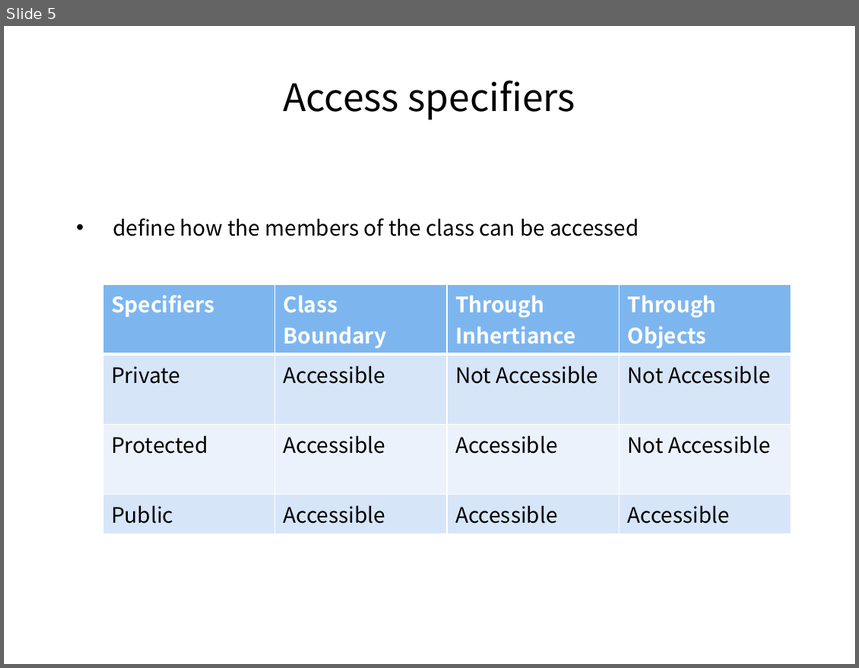
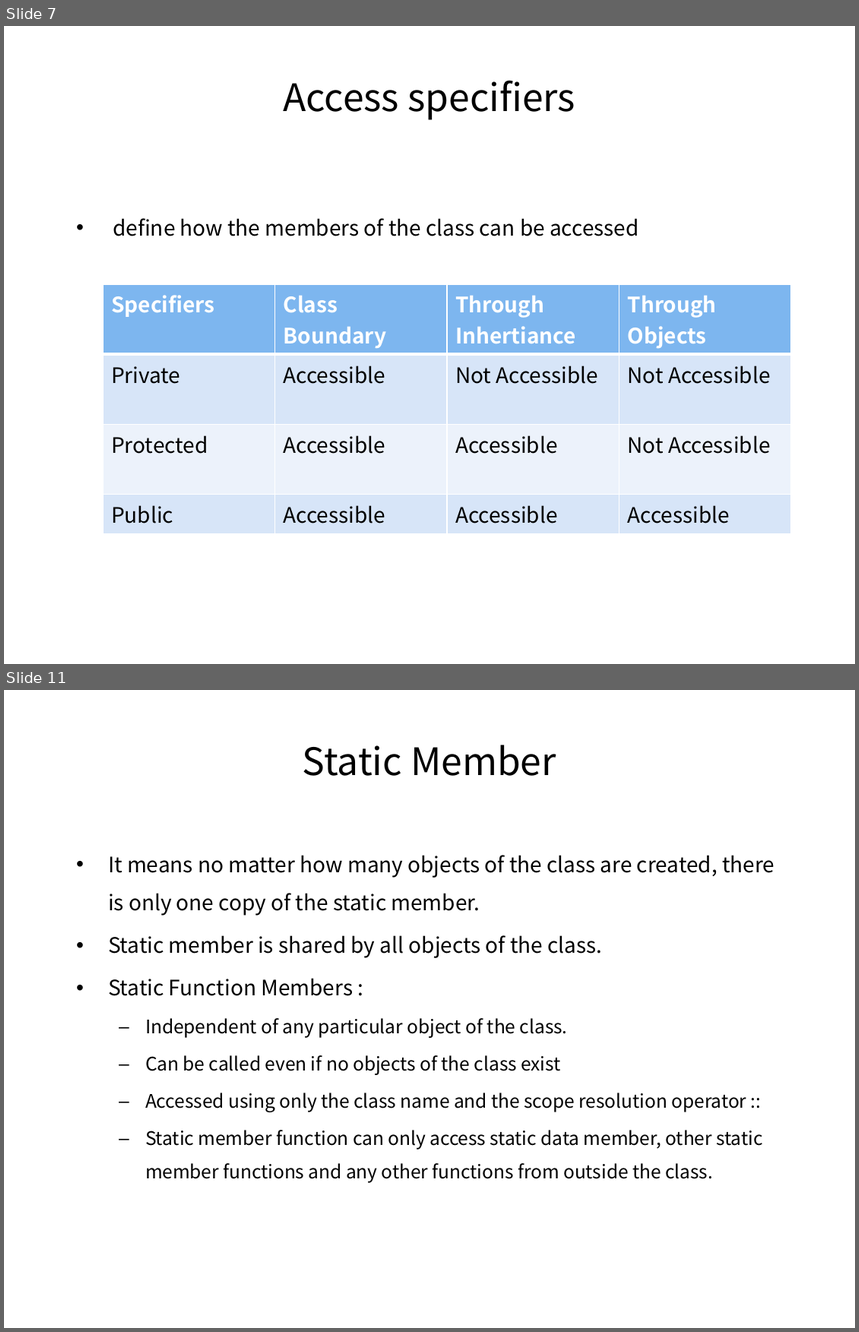
Before and after one commit to pankajfri/Training-Materials, a slide deck: Objected Oriented Programming Concepts Using C++ & Data Structures/Session-2.pptx. Shown one above the other, each under a label of ours: slide 5 before the commit, slides 7 and 11 after it; the slides between them are not shown. The pictures are 859x668 and 859x1332 pixels, drawn with LibreOffice and Linux fonts; fonts in the diff are those of the drawing. Boxes give left, top, right and bottom in pixels: in the first picture for what was removed or moved away, otherwise in the second. Text is boxed around its words. In the diff, an @@ line names an element or a change of style, - is before the commit and + after.

```diff
--- a/Objected Oriented Programming Concepts Using C++ & Data Structures/Session-2.pptx
+++ b/Objected Oriented Programming Concepts Using C++ & Data Structures/Session-2.pptx
@@ slide 11 added at (4,690,855,1328), background #FFFFFF @@
@@ title added at (303,745,557,776), 32 pt, text #000000 @@
+Static Member
@@ text added at (108,855,775,1183), 15.8 pt, text #000000 @@
+• It means no matter how many objects of the class are created, there is only one copy of the static member.
+• Static member is shared by all objects of the class.
+• Static Function Members :
+  – Independent of any particular object of the class.
+  – Can be called even if no objects of the class exist
+  – Accessed using only the class name and the scope resolution operator ::
+  – Static member function can only access static data member, other static member functions and any other functions from outside the class.
@@ what was slide 5 is now slide 7 @@
```
Also in this commit, not shown: 3 slides changed, 9 other slides added, 6 slides removed, 26 other files.
